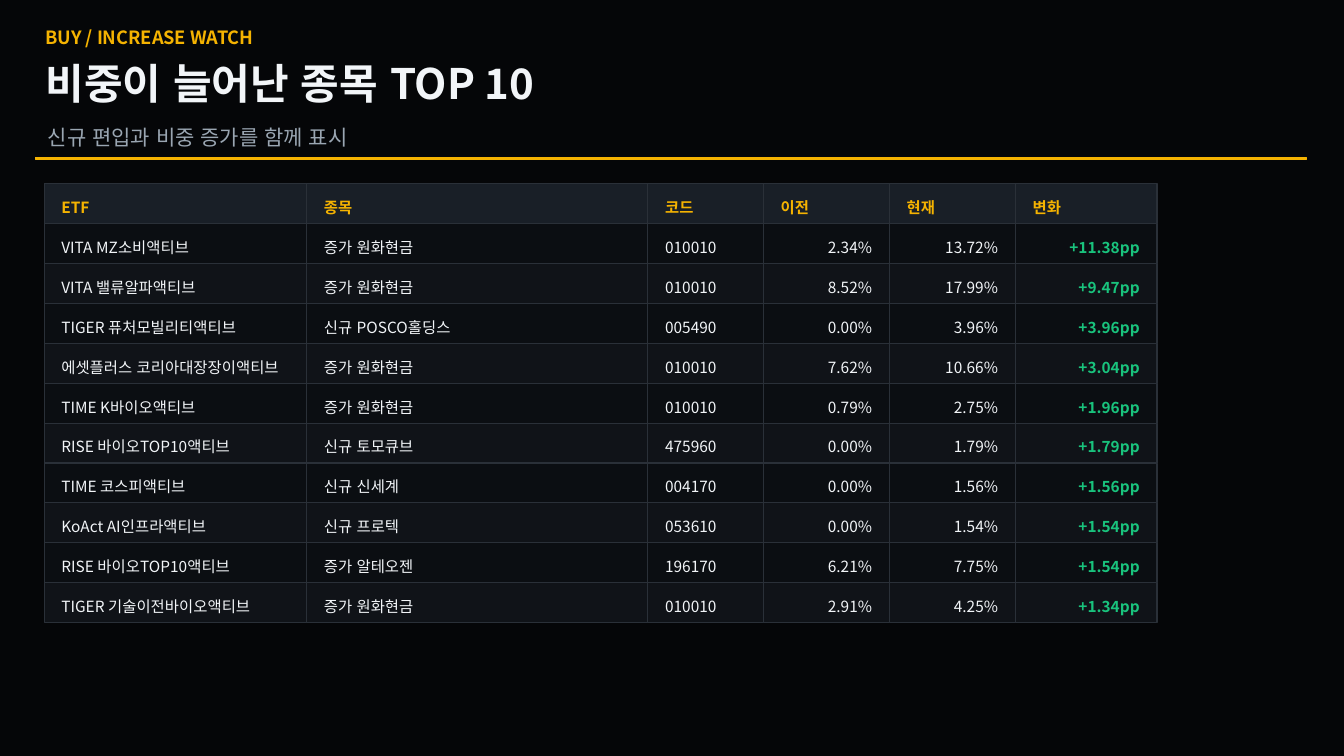
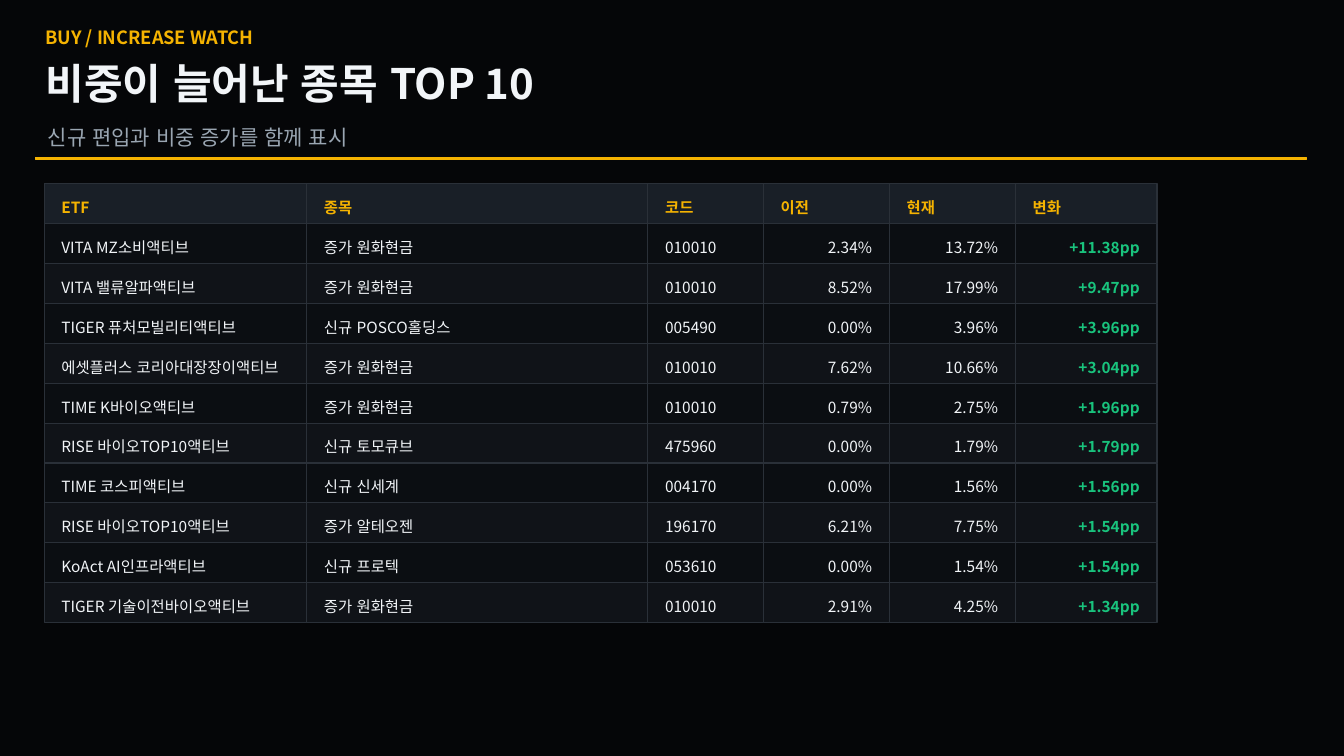
Before and after one commit to se2in/ETF_KRX, a slide deck: slide 3 of docs/latest_changes.pptx. Drawn at 1344x756 pixels with LibreOffice and Linux fonts; fonts in the diff are those of the drawing. Boxes give left, top, right and bottom in pixels: in the first picture for what was removed or moved away, otherwise in the second. Text is boxed around its words. In the diff, an @@ line names an element or a change of style, - is before the commit and + after.

```diff
--- a/docs/latest_changes.pptx
+++ b/docs/latest_changes.pptx
@@ 5 texts: place and size @@
-5 texts at (61, 559, 998, 574)
+5 texts at (61, 519, 998, 533)
@@ 5 texts: place and size @@
-5 texts at (61, 519, 998, 534)
+5 texts at (61, 559, 998, 574)
```
Also in this commit, not shown: 2 other slides changed, 3 other files.
